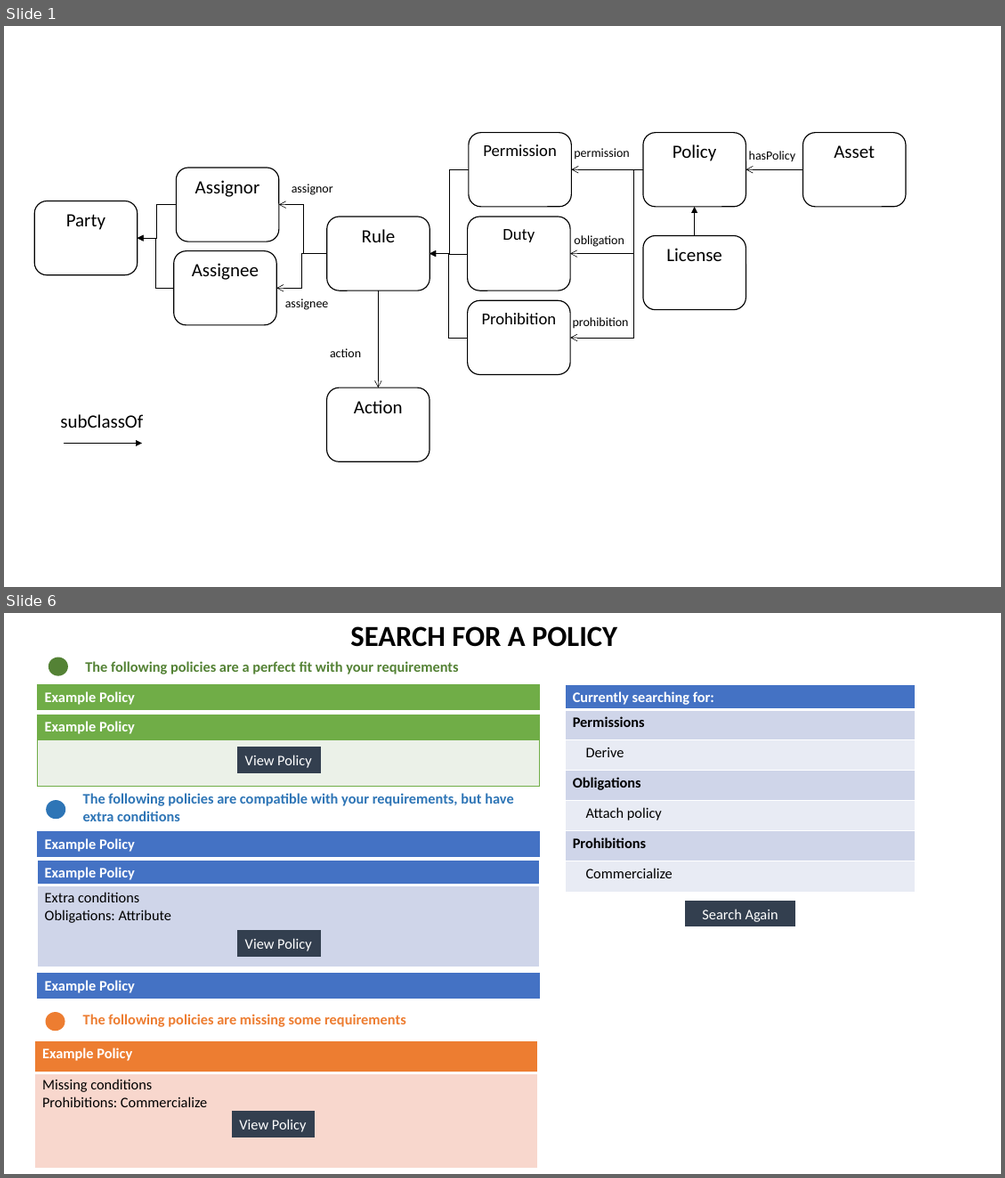
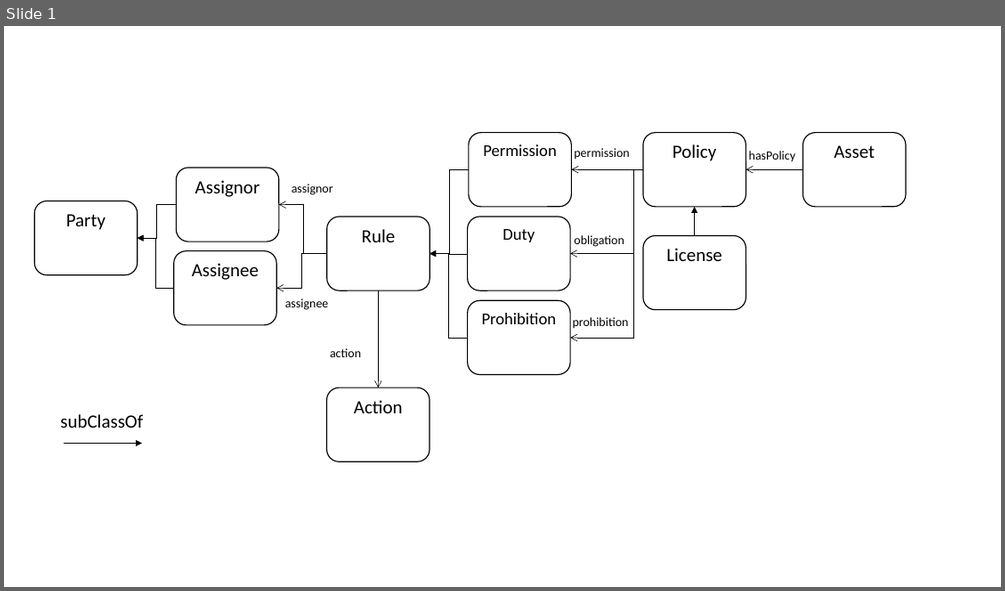
Before and after one commit to CSIRO-enviro-informatics/licences-catalogue, a slide deck: _docs/DataModel.pptx. Shown one above the other, each under a label of ours: slides 1 and 6 before the commit, slide 1 after it; the slides between them are not shown. The pictures are 1005x1178 and 1005x591 pixels, drawn with LibreOffice and Linux fonts; fonts in the diff are those of the drawing. Boxes give left, top, right and bottom in pixels: in the first picture for what was removed or moved away, otherwise in the second. Text is boxed around its words. In the diff, an @@ line names an element or a change of style, - is before the commit and + after.

```diff
--- a/_docs/DataModel.pptx
+++ b/_docs/DataModel.pptx
@@ slide 6 removed at [4,613,1001,1174], background #FFFFFF @@
@@ text removed at [350,626,617,647] @@
-SEARCH FOR A POLICY
@@ ellipse removed at [48,657,67,676] @@
@@ text removed at [85,661,459,674] @@
-The following policies are a perfect fit with your requirements
@@ table removed at [37,685,540,709], 1 rows, 1 columns @@
-Example Policy
@@ table removed at [565,685,915,892], 7 rows, 1 columns @@
-Currently searching for:
-Permissions
-Derive
-Obligations
-Attach policy
-Prohibitions
-Commercialize
@@ table removed at [37,714,540,786], 2 rows, 1 columns @@
-Example Policy
-
@@ rectangle removed at [237,747,320,773] @@
-View Policy
@@ text removed at [83,793,513,821] @@
-The following policies are compatible with your requirements, but have extra conditions
@@ ellipse removed at [47,801,65,819] @@
@@ table removed at [37,832,540,857], 1 rows, 1 columns @@
-Example Policy
@@ table removed at [37,860,540,967], 2 rows, 1 columns @@
-Example Policy
-Extra conditions / Obligations: Attribute
@@ rectangle removed at [685,900,795,926] @@
-Search Again
@@ rectangle removed at [237,931,320,957] @@
-View Policy
@@ table removed at [37,973,540,997], 1 rows, 1 columns @@
-Example Policy
@@ ellipse removed at [46,1013,65,1030] @@
@@ text removed at [83,1013,406,1027] @@
-The following policies are missing some requirements
@@ table removed at [34,1041,537,1167], 2 rows, 1 columns @@
-Example Policy
-Missing conditions / Prohibitions: Commercialize
@@ rectangle removed at [232,1111,316,1136] @@
-View Policy
```
Also in this commit, not shown: 2 slides changed, 3 other slides removed, 11 other files.
